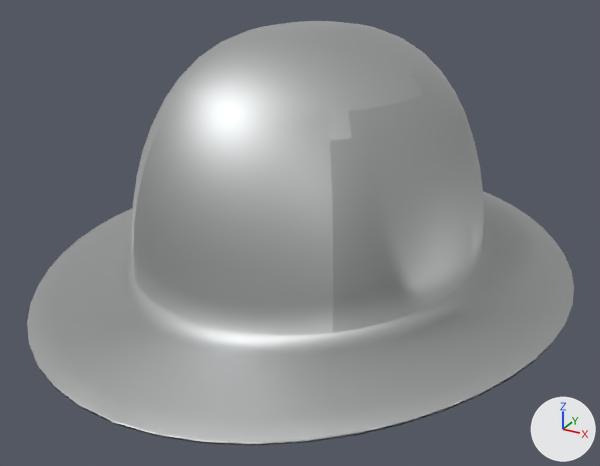
Two versions of the glTF model assets/equipment/procedural/kettle_hat--worn.glb, one commit apart.
Both versions are drawn from a 50 mm camera at (0.222, -0.469, 1.854) aimed at (0.003, -0.07, 1.655). Lighting does not change. The marker at lower right points along +X, +Y and +Z. The picture after the commit comes second.

In view in the first picture: 'Kettle hat'.
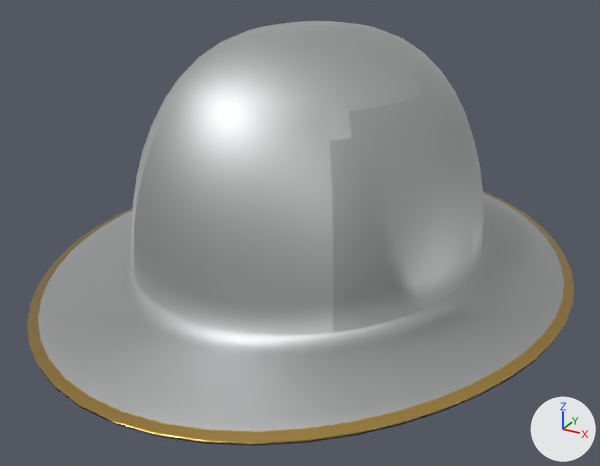
Boxes [x1, y1, x2, y2] around the edits, measured in the pictures (600 x 466 px):
'Kettle hat', surface changed: [27, 189, 574, 446] in both

The change, as a diff of the scene's bpy script:
```diff
--- a/assets/equipment/procedural/kettle_hat--worn.glb.py
+++ b/assets/equipment/procedural/kettle_hat--worn.glb.py
@@ img_armor_metal_rough_7e0c2092cff9e50a20e61ce4e11329f6c044c26ab5b1e4732fa10f39800eb457_png @@
+img_armor_metal_rough_7e0c2092cff9e50a20e61ce4e11329f6c044c26ab5b1e4732fa10f39800eb457_png = load_image('armor-metal-rough-7e0c2092cff9e50a20e61ce4e11329f6c044c26ab5b1e4732fa10f39800eb457.png', 'armor-metal-rough-7e0c2092cff9e50a20e61ce4e11329f6c044c26ab5b1e4732fa10f39800eb457.png', 1024, 1024, 'Non-Color')
@@ img_armor_color_ea0003af73ed92c4293cd82805a970da1a26dce3e2f5dca550c6d2516148a32e_png @@
+img_armor_color_ea0003af73ed92c4293cd82805a970da1a26dce3e2f5dca550c6d2516148a32e_png = load_image('armor-color-ea0003af73ed92c4293cd82805a970da1a26dce3e2f5dca550c6d2516148a32e.png', 'armor-color-ea0003af73ed92c4293cd82805a970da1a26dce3e2f5dca550c6d2516148a32e.png', 1024, 1024, 'sRGB')
@@ mat_kettle_hat @@
 mat_kettle_hat = bpy.data.materials.new('Kettle hat')
-# nodes: BsdfPrincipled, NormalMap, OutputMaterial, TexImage
-# colours: light grey #c4c6c6
+# nodes: BsdfPrincipled, NormalMap, OutputMaterial, SeparateColor, TexImage x3
+# uses the picture img_armor_color_ea0003af73ed92c4293cd82805a970da1a26dce3e2f5dca550c6d2516148a32e_png
+# uses the picture img_armor_metal_rough_7e0c2092cff9e50a20e61ce4e11329f6c044c26ab5b1e4732fa10f39800eb457_png
 # uses the picture img_armor_normal_5650461382656bbf7633462ecbc8bb2477a275160921c1a3adc62c9b567b3d2b_png
```
